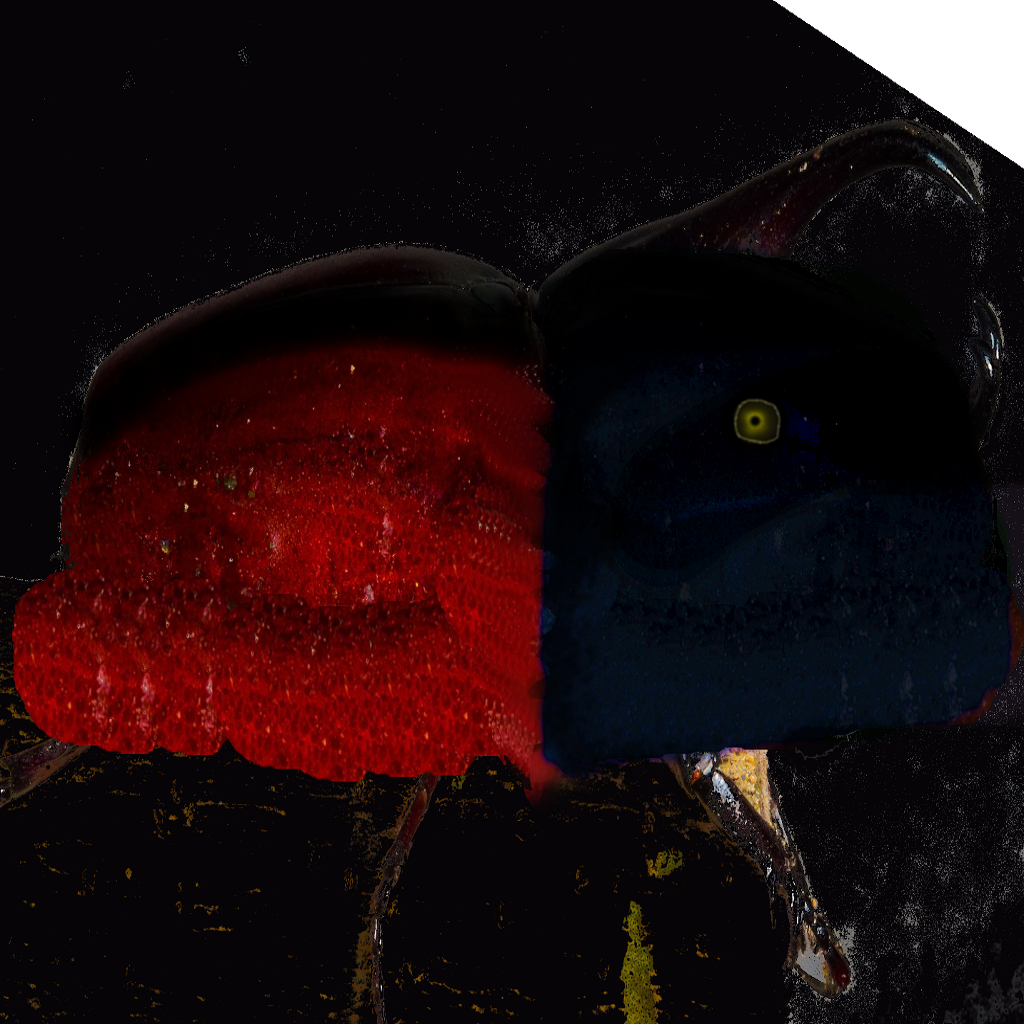
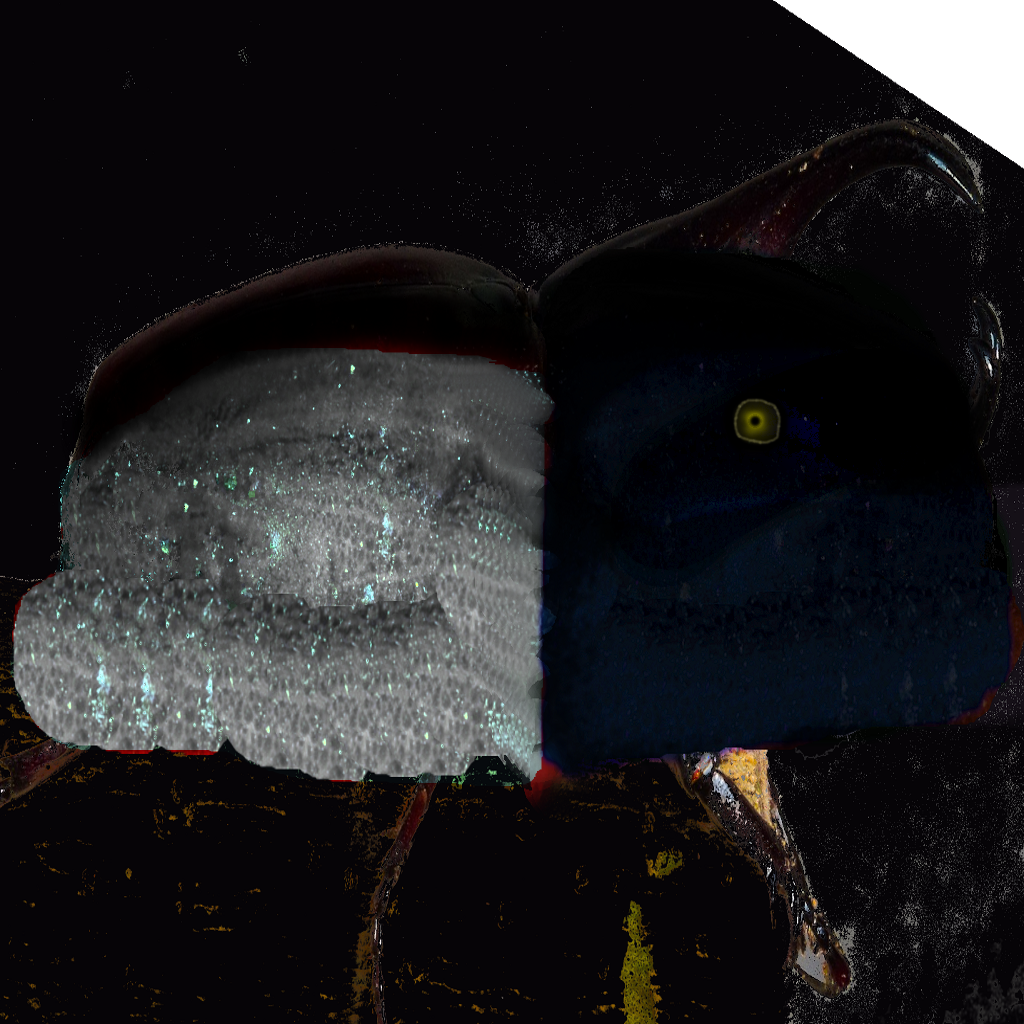
Layer changes from the first 1024px x 1024px image to the second:
painted on "Eingefügte Ebene" over [10, 348, 555, 786]
